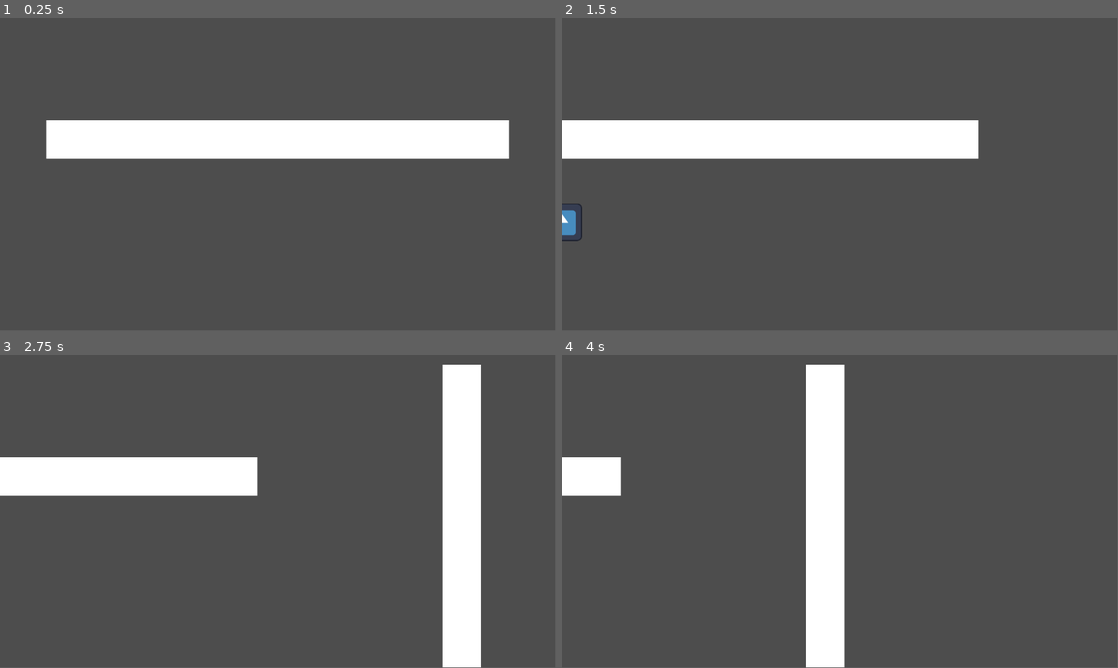
Above: before the commit, frames 1-4 (two rows, left to right).
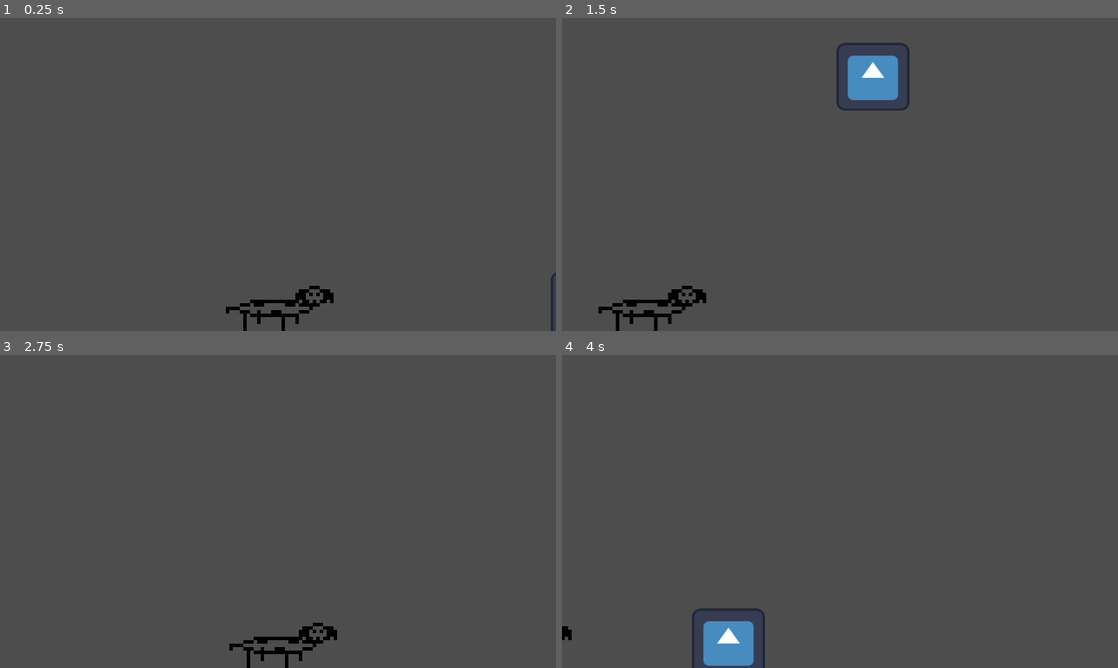
Above: after the commit, the same moments.

Repository: antonin-tarrade/SausageSerenity
Game: Godot game, scene res://Scenes/main_test_chien.tscn
Same seed, same stepped clock (60 frames per second), same inputs: the game is played once before the commit and once after it. The engine's default icon, where the game draws it, is replaced by a stand-in: a white triangle on a blue panel in a dark square.
Inputs:
- Up to frame 1 (0.25 s): no input
- Up to frame 2 (1.5 s): tap Enter at 0.5 s; hold Q (extend) 0.53-1.28 s; hold Right (ui_right) from 0.53 s (still down); tap Up (ui_up) at 0.77 s; tap E (bark) at 1.35 s
- Up to frame 3 (2.75 s): tap Up (ui_up) at 1.52 s; tap Q (extend) at 1.55, 2.3 s; release Right (ui_right) at 2.03 s; hold Left (ui_left) from 2.03 s (still down); hold W (charger) from 2.03 s (still down)
- Up to frame 4 (4 s): tap Space at 2.75 s; release Left (ui_left) at 2.78 s; release W (charger) at 2.78 s; hold Right (ui_right) from 2.78 s (still down); tap Q (extend) at 2.85 s; tap Up (ui_up) at 3.02, 3.77 s; hold Q (extend) from 3.53 s (still down)
In our replay, the window is 799x449 before the commit and 800x450 after it. These sizes can differ from the game's own. Grey fills any space a smaller window leaves; there, only what the larger window draws over its background counts as a difference.

The runs differ from the first frame. In frame 1, 11% of the frame differs, in the area x 8-100%, y 32-100%; in frame 2, 12%; in frame 3, 13%, in the area x 0-87%, y 3-100%; in frame 4, 9.7%.

Commit message:
changement collider

Diff:
--- a/Scenes/chien_saucisse.gd
+++ b/Scenes/chien_saucisse.gd
@@ -1,19 +1,26 @@
 extends CharacterBody2D
 
-@export var SPEED = 300.0
+@export var SPEED = 200.0
 @export var EXTENSION_SPEED = 4 # px
-@export var SHRINKING_SPEED = 8 # px
-@export var MAX_EXTENSION = 2000 # px
+@export var SHRINKING_SPEED = 6 # px
+@export var MAX_EXTENSION = 150 # px
+@export var alpha = 0.2
+@export var step = 0.2
+@export var beta = 0.7
+@onready var camera : Camera2D = $Camera2D
 @onready var timer : Timer = $Chargement
 @onready var zoneFrappe : Area2D = $ZoneDeFrappe
 @onready var PosTete : Marker2D = $PositionFrappe
 @onready var zoneBarking : Area2D = $Barking
 @onready var sprite: Sprite2D = $Sprite2D
 @onready var a_tree: AnimationTree = $AnimationTree
-@onready var c_shape: CollisionShape2D = $CollisionShape2D
-
-const normal_size: Vector2 = Vector2(32, 24)
-const normal_position: Vector2 = Vector2(0, -8)
+@onready var c_polygon: CollisionPolygon2D = $CollisionPolygon2D
+# 0 bottom-left
+# 1 bottom-right
+# 2 top-right
+# 3 top-left
+@onready var normal_polygon: PackedVector2Array = c_polygon.polygon
+@onready var normal_position: Vector2 = c_polygon.position
 
 # Get the gravity from the project settings to be synced with RigidBody nodes.
 var gravity = ProjectSettings.get_setting("physics/2d/default_gravity")
@@ -22,6 +29,10 @@
 var max_ex: bool = false
 enum extending_direction {LEFT, RIGHT, UP, DOWN}
 var ed: int = -1
+var old_e: float = 0.0
+var x: int = 0
+var old_s: float = 0.0
+var y: int = 0
 
 func _ready():
 	a_tree.set("parameters/conditions/idle", is_on_floor() and (velocity.x == 0))
@@ -40,10 +51,15 @@
 			var vertical: float = Input.get_axis("ui_down", "ui_up")
 			ed = get_extending_direction(horizontal, vertical)
 		else:
-			max_ex = extension(ed)
+			max_ex = extension()
+			x += 1
 
 	elif ed != -1:
-		ed = shrinkage(ed)
+		if x != 0:
+			x = 0
+			old_e = 0.0
+		ed = shrinkage()
+		y += 1
 
 	elif Input.is_action_just_released("charger") and not timer.is_stopped():
 		var f : float = timer.time_left
@@ -54,6 +70,10 @@
 		velocity.x = move_toward(velocity.x, 0, SPEED)
 
 	else :
+
+		if y != 0:
+			y = 0
+			old_s = 0
 		# Get the input direction and handle the movement/deceleration.
 		# As good practice, you should replace UI actions with custom gameplay actions.
 		var direction = Input.get_axis("ui_left", "ui_right")
@@ -82,51 +102,67 @@
 		return -1
 
 # extends the dog in the right direction
-func extension(ed: int) -> bool:
+func extension() -> bool:
+	var e: float = math_extension(step*x)
+	var mov = e - old_e
 	match ed:
 		extending_direction.RIGHT:
-			c_shape.shape.size.x += EXTENSION_SPEED
-			c_shape.position.x += EXTENSION_SPEED / 2
+			c_polygon.polygon[1].x += mov
+			c_polygon.polygon[2].x += mov
+			camera.position.x += mov
 		extending_direction.LEFT:
-			c_shape.shape.size.x += EXTENSION_SPEED
-			c_shape.position.x -= EXTENSION_SPEED / 2
+			c_polygon.polygon[0].x -= mov
+			c_polygon.polygon[3].x -= mov
+			camera.position.x -= mov
 		extending_direction.DOWN:
 			print("not yet implemented")
 		extending_direction.UP:
-			c_shape.position.y -= EXTENSION_SPEED / 2
-			c_shape.shape.size.y += EXTENSION_SPEED
-	if c_shape.shape.size.x >= MAX_EXTENSION or c_shape.shape.size.y >= MAX_EXTENSION:
+			c_polygon.polygon[2].y -= mov
+			c_polygon.polygon[3].y -= mov
+			camera.position.y -= mov
+	if length(c_polygon.polygon) >= MAX_EXTENSION or height(c_polygon.polygon) >= MAX_EXTENSION:
 		return true
+
 	else:
+		old_e = e
 		return false
 
 # shrink the dog in the right direction
-func shrinkage(ed: int) -> int:
+func shrinkage() -> int:
 	var v: bool = false
+	var s: float = math_shrinkage(step*y)
+	var mov = EXTENSION_SPEED
 	match ed:
 		extending_direction.RIGHT:
-			c_shape.shape.size.x -= SHRINKING_SPEED
-			c_shape.position.x -= SHRINKING_SPEED / 2
-			position.x += SHRINKING_SPEED
+			c_polygon.polygon[0].x += mov
+			c_polygon.polygon[3].x += mov
+			c_polygon.position.x -= mov
+			camera.position.x -= mov
+			position.x += mov
 		extending_direction.LEFT:
-			c_shape.shape.size.x -= SHRINKING_SPEED
-			c_shape.position.x += SHRINKING_SPEED / 2
-			position.x -= SHRINKING_SPEED
+			c_polygon.polygon[1].x -= mov
+			c_polygon.polygon[2].x -= mov
+			c_polygon.position.x += mov
+			camera.position.x += mov
+			position.x -= mov
 		extending_direction.DOWN:
 			print("not yet implemented")
 		extending_direction.UP:
-			c_shape.position.y += SHRINKING_SPEED / 2
-			c_shape.shape.size.y -= SHRINKING_SPEED
-			position.y -= SHRINKING_SPEED
+			c_polygon.polygon[0].y -= mov
+			c_polygon.polygon[1].y -= mov
+			c_polygon.position.y += mov
+			camera.position.y += mov
+			position.y -= mov
 			v = true
-	if v and c_shape.shape.size.y <= normal_size.y:
-		c_shape.position = normal_position
-		c_shape.shape.size = normal_size
+	old_s = s
+	if v and height(c_polygon.polygon) <= height(normal_polygon):
+		c_polygon.polygon = normal_polygon
+		c_polygon.position = normal_position
 		max_ex = false
 		return -1
-	elif !v and c_shape.shape.size.x <= normal_size.x:
-		c_shape.position = normal_position
-		c_shape.shape.size = normal_size
+	elif !v and length(c_polygon.polygon) <= length(normal_polygon):
+		c_polygon.polygon = normal_polygon
+		c_polygon.position = normal_position
 		max_ex = false
 		return -1
 	else:
@@ -152,3 +188,15 @@
 
 func frapperFin():
 	frapper(0.0)
+
+func length(v_array: PackedVector2Array) -> float:
+	return v_array[1].x - v_array[0].x
+
+func height(v_array: PackedVector2Array) -> float:
+	return v_array[1].y - v_array[2].y
+
+func math_extension(z: float) -> float:
+	return MAX_EXTENSION*(1 - exp(-alpha*z))
+
+func math_shrinkage(z: float) -> float:
+	return exp(beta*z)
--- a/Scenes/chien_saucisse.tscn
+++ b/Scenes/chien_saucisse.tscn
@@ -1,10 +1,7 @@
-[gd_scene load_steps=28 format=3 uid="uid://cimdeld5rdie4"]
+[gd_scene load_steps=27 format=3 uid="uid://cimdeld5rdie4"]
 
 [ext_resource type="Texture2D" uid="uid://ba48p76o6oywq" path="res://Sprites/chien_saucisse.png" id="1_be7xu"]
 [ext_resource type="Script" path="res://Scenes/chien_saucisse.gd" id="1_f1xf0"]
-
-[sub_resource type="RectangleShape2D" id="RectangleShape2D_nxf8d"]
-size = Vector2(32, 24)
 
 [sub_resource type="AnimationNodeBlendSpace1D" id="AnimationNodeBlendSpace1D_x3x0n"]
 
@@ -105,14 +102,12 @@
 position = Vector2(0, -8)
 texture = ExtResource("1_be7xu")
 
-[node name="CollisionShape2D" type="CollisionShape2D" parent="."]
-position = Vector2(0, -8)
-shape = SubResource("RectangleShape2D_nxf8d")
-debug_color = Color(0.364706, 0.576471, 0.65098, 0.384314)
+[node name="CollisionPolygon2D" type="CollisionPolygon2D" parent="."]
+polygon = PackedVector2Array(-16, 4, 16, 4, 16, -20, -16, -20)
 
 [node name="Camera2D" type="Camera2D" parent="."]
-position = Vector2(192, -96)
-zoom = Vector2(2, 2)
+position = Vector2(0, -43)
+zoom = Vector2(4, 4)
 
 [node name="AnimationTree" type="AnimationTree" parent="."]
 tree_root = SubResource("AnimationNodeStateMachine_nb0e1")
@@ -150,7 +145,6 @@
 collision_mask = 6
 
 [node name="CollisionBark" type="CollisionShape2D" parent="Barking"]
-position = Vector2(11, -7)
 shape = SubResource("CircleShape2D_n7i5e")
 
 [connection signal="timeout" from="Chargement" to="." method="frapperFin"]
--- a/Scenes/decor.tscn
+++ b/Scenes/decor.tscn
@@ -80,8 +80,8 @@
 polygon = PackedVector2Array(0, 0, 7, 0, 7, -29, 80, -29, 80, -35, 6, -35, 6, -123, 186, -123, 186, -35, 112, -35, 112, -29, 186, -29, 186, 0, 192, 0, 192, -132, 178, -160, 173, -160, 187, -129, 4, -129, 44, -209, 150, -209, 157, -192, 162, -192, 162, -195, 153, -214, 41, -214, 0, -129)
 
 [node name="ChienSaucisse" parent="." instance=ExtResource("2_vyhcs")]
-position = Vector2(23, 908)
-scale = Vector2(0.75, 0.75)
+position = Vector2(24, 909)
+scale = Vector2(0.6, 0.6)
 
 [node name="Poteau1" type="StaticBody2D" parent="."]
 position = Vector2(703, 698)
@@ -139,6 +139,7 @@
 [node name="CollisionShape2D" type="CollisionShape2D" parent="Table2"]
 position = Vector2(17.5, -1)
 shape = SubResource("RectangleShape2D_84l50")
+one_way_collision = true
 
 [node name="Table3" type="StaticBody2D" parent="."]
 position = Vector2(1199, 690)
@@ -146,6 +147,7 @@
 [node name="CollisionShape2D" type="CollisionShape2D" parent="Table3"]
 position = Vector2(21.5, -1)
 shape = SubResource("RectangleShape2D_bthh8")
+one_way_collision = true
 
 [node name="Table4" type="StaticBody2D" parent="."]
 position = Vector2(1181, 595)
@@ -153,6 +155,7 @@
 [node name="CollisionShape2D" type="CollisionShape2D" parent="Table4"]
 position = Vector2(10.5, -1.5)
 shape = SubResource("RectangleShape2D_rvjv0")
+one_way_collision = true
 
 [node name="Maison24" type="StaticBody2D" parent="."]
 position = Vector2(1008, 656)
--- a/project.godot
+++ b/project.godot
@@ -14,6 +14,12 @@
 run/main_scene="res://Scenes/main_test_chien.tscn"
 config/features=PackedStringArray("4.2", "GL Compatibility")
 config/icon="res://icon.svg"
+
+[display]
+
+window/size/viewport_width=1280
+window/size/viewport_height=720
+window/stretch/mode="viewport"
 
 [input]
 
